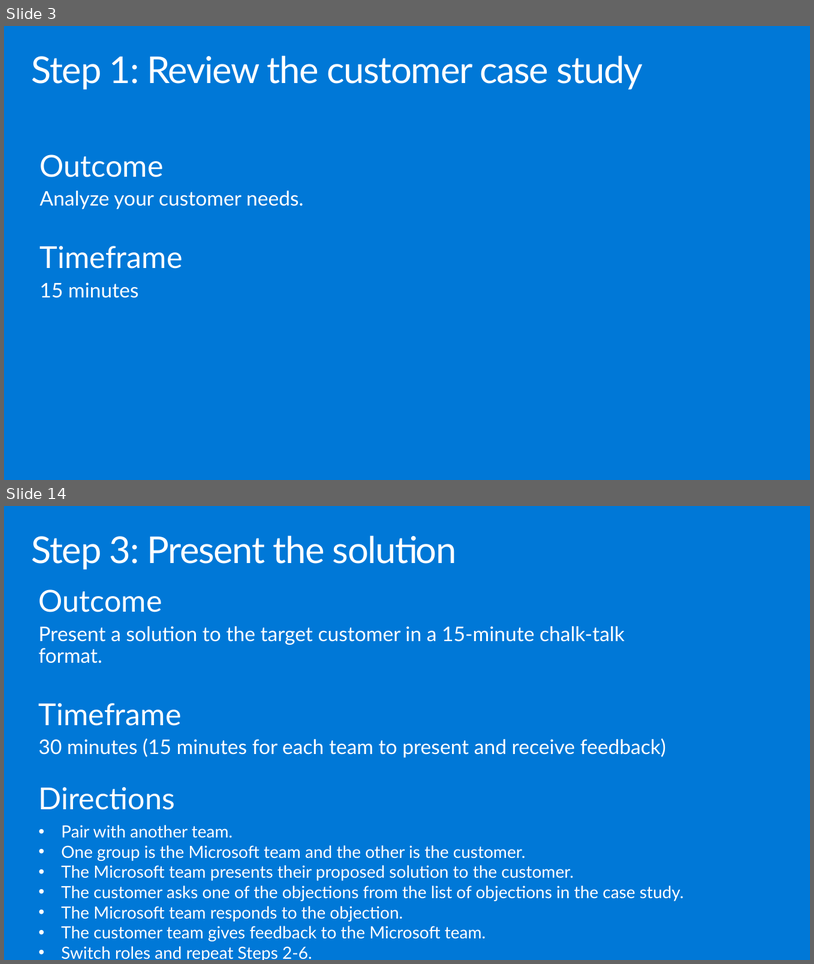
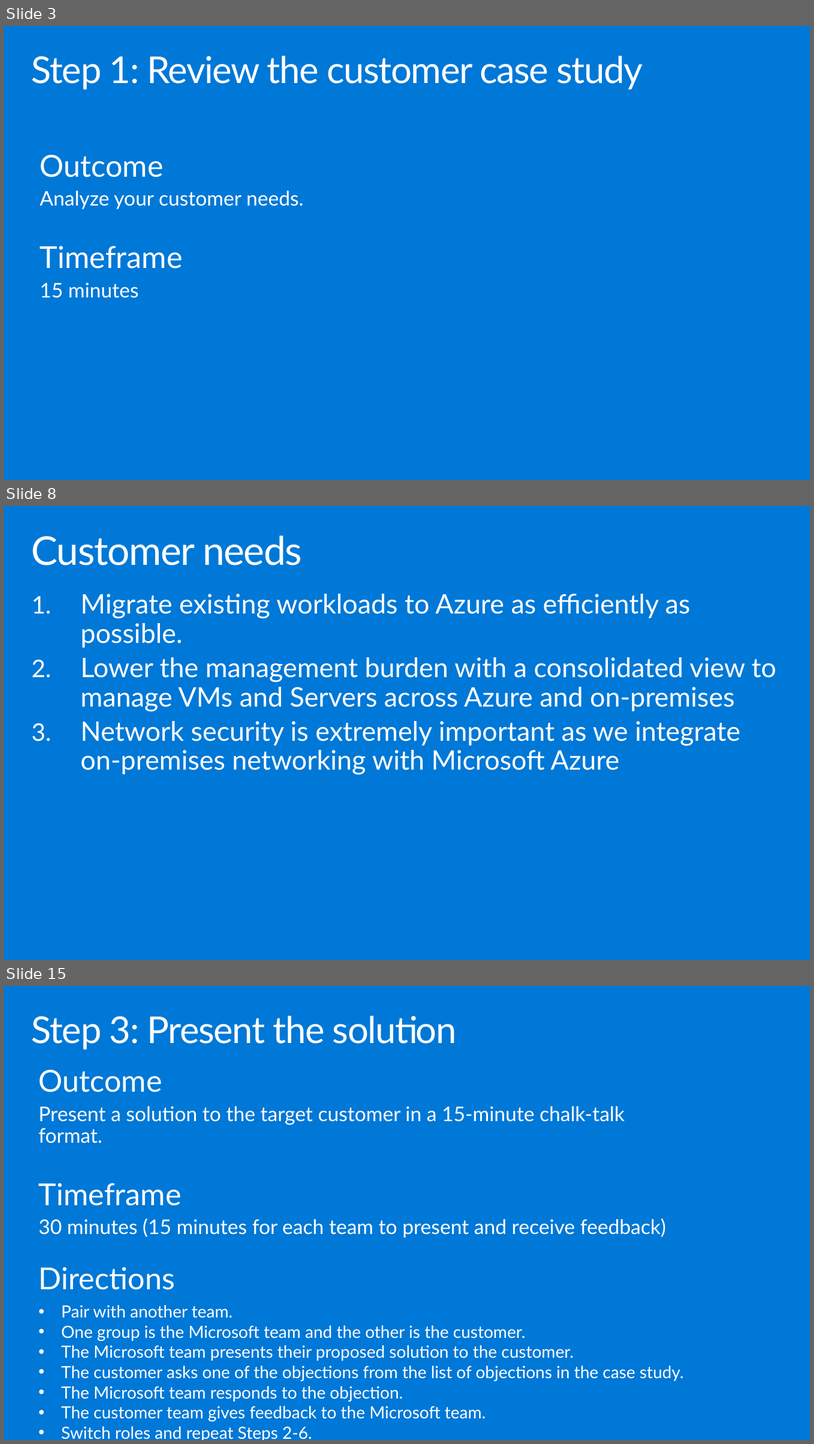
Before and after one commit to solliancenet/-Building-the-business-migration-case-with-Windows-Server-and-SQL-Server, a slide deck: Whiteboard design session/WDS trainer presentation - Building the business migration case with Windows Server and SQL Server.pptx. Shown one above the other, each under a label of ours: slides 3 and 14 before the commit, slides 3, 8 and 15 after it; the slides between them are not shown. The pictures are 814x964 and 814x1444 pixels, drawn with LibreOffice and Linux fonts; fonts in the diff are those of the drawing. Boxes give left, top, right and bottom in pixels: in the first picture for what was removed or moved away, otherwise in the second. Text is boxed around its words. In the diff, an @@ line names an element or a change of style, - is before the commit and + after.

```diff
--- a/Whiteboard design session/WDS trainer presentation - Building the business migration case with Windows Server and SQL Server.pptx
+++ b/Whiteboard design session/WDS trainer presentation - Building the business migration case with Windows Server and SQL Server.pptx
@@ slide 8 added at (4,506,810,960), background #0078D7 @@
@@ title added at (32,535,302,565), 47 pt, text #FFFFFF @@
+Customer needs
@@ text added at (81,594,777,775), 32 pt, text #FFFFFF @@
+1. Migrate existing workloads to Azure as efficiently as possible.
+2. Lower the management burden with a consolidated view to manage VMs and Servers across Azure and on-premises
+3. Network security is extremely important as we integrate on-premises networking with Microsoft Azure
@@ what was slide 14 is now slide 15 @@
```
Also in this commit, not shown: 4 slides changed, 3 other slides added, 3 slides removed, 1 other file.
